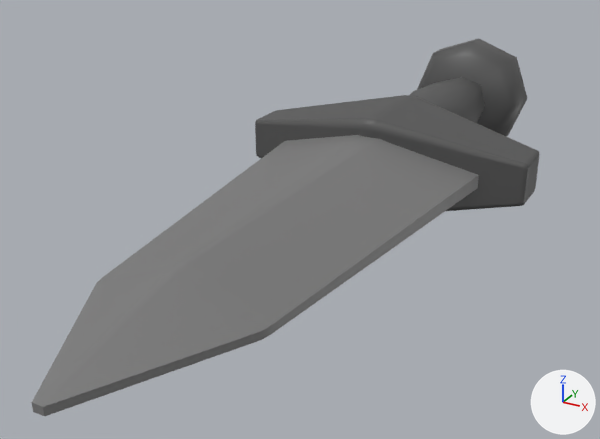
An edit to the FBX model items/models/Dagger.fbx, drawn before and after from the same camera.
The view is the same before and after, from a camera (50 mm lens) standing at (0.133, -0.383, 0.121) and looking at (-0.016, -0.112, -0.014). Arrows for +X, +Y and +Z are at lower right; the lights stay in place. Where no turn or scale is listed for an object, it has been applied to the vertices.

In view in the first picture: 'Dagger'.
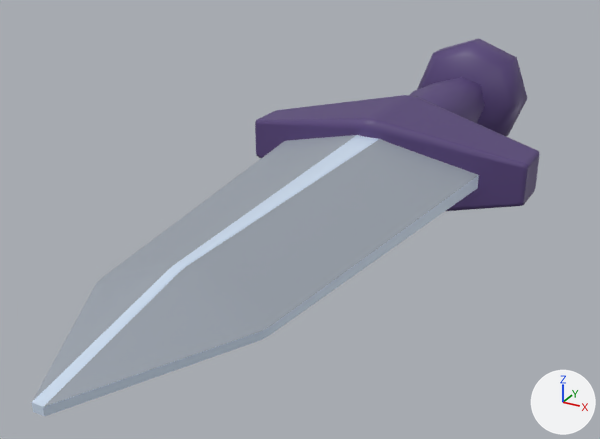
The newer file is also turned or shifted as a whole; pictures and numbers use the older file's frame.

Boxes (x1, y1, x2, y2) around the edits, measured in the pictures (600 x 439 px):
'Dagger', recoloured: (32, 38, 539, 416) in both
part 1 of me_mesh, recoloured (grey to purple): (255, 38, 539, 211) in both
part 2 of me_mesh, recoloured (grey to white): (32, 263, 271, 416) in both
part 3 of me_mesh, recoloured (grey to white): (177, 135, 479, 334) in both

The edits, one by one:
Material 'M_Club' (mat_m_club) changes colour from grey #7b7b7b to grey #9ba3ae; in linear values from (0.199, 0.199, 0.199) to (0.329, 0.367, 0.422).
Material 'M_DaggerHandle' (mat_m_daggerhandle) is new.
Its base color is (0.0938, 0.0558, 0.196) (dark purple #56437a).
Material 'M_BladeLight' (mat_m_bladelight) is new.
Its base color is (0.612, 0.722, 0.873) (white #cdddf0).
me_mesh has 218 vertices, 203 faces and spans x -0.063..0.063, y -0.27..0.077, z -0.03..0.03.
me_mesh is used by ob_dagger; location (0.0, 0.0, 0.0).
me_mesh part 1: all 178 faces that had it switch from mat_m_clubhandle (dark grey #545454) to mat_m_daggerhandle (dark purple #56437a).
me_mesh part 2: 9 of the faces centred in x -0.03..0.03, y -0.27..-0.213, z -0.012..0.012 switch from mat_m_club (grey #7b7b7b) to mat_m_bladelight (white #cdddf0).
me_mesh part 3: 3 of the faces centred in x 0.0..0.038, y -0.14..-0.139, z -0.014..0.014 switch from mat_m_club (grey #7b7b7b) to mat_m_bladelight (white #cdddf0).
